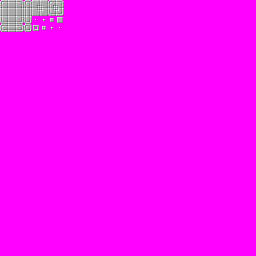
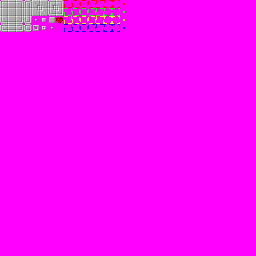
Before/after of a 256×256 layered artwork. What changed in the layer stack:
painted on "Hicolour" over (x1=35, y1=0, x2=125, y2=32)
